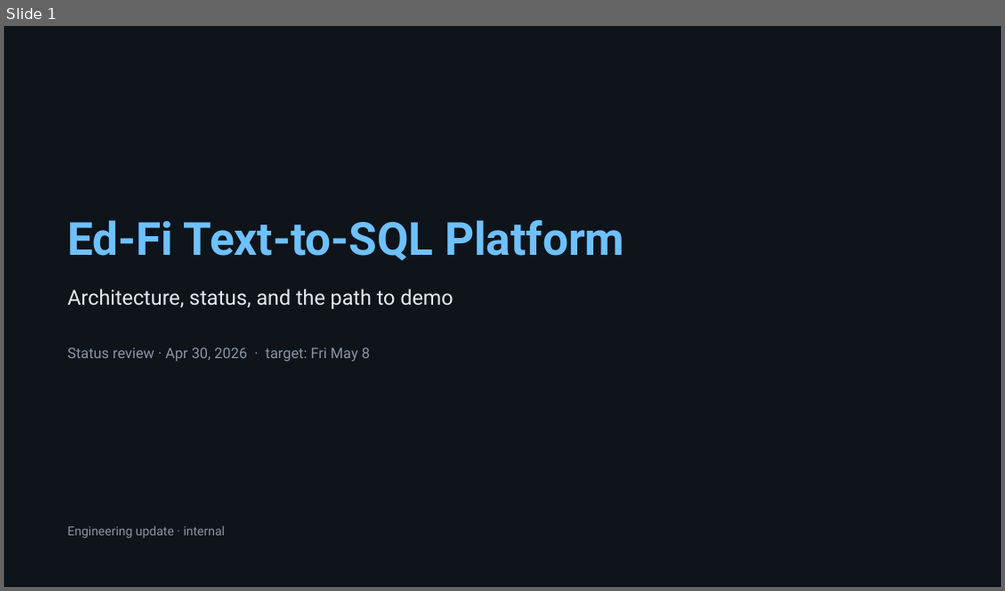
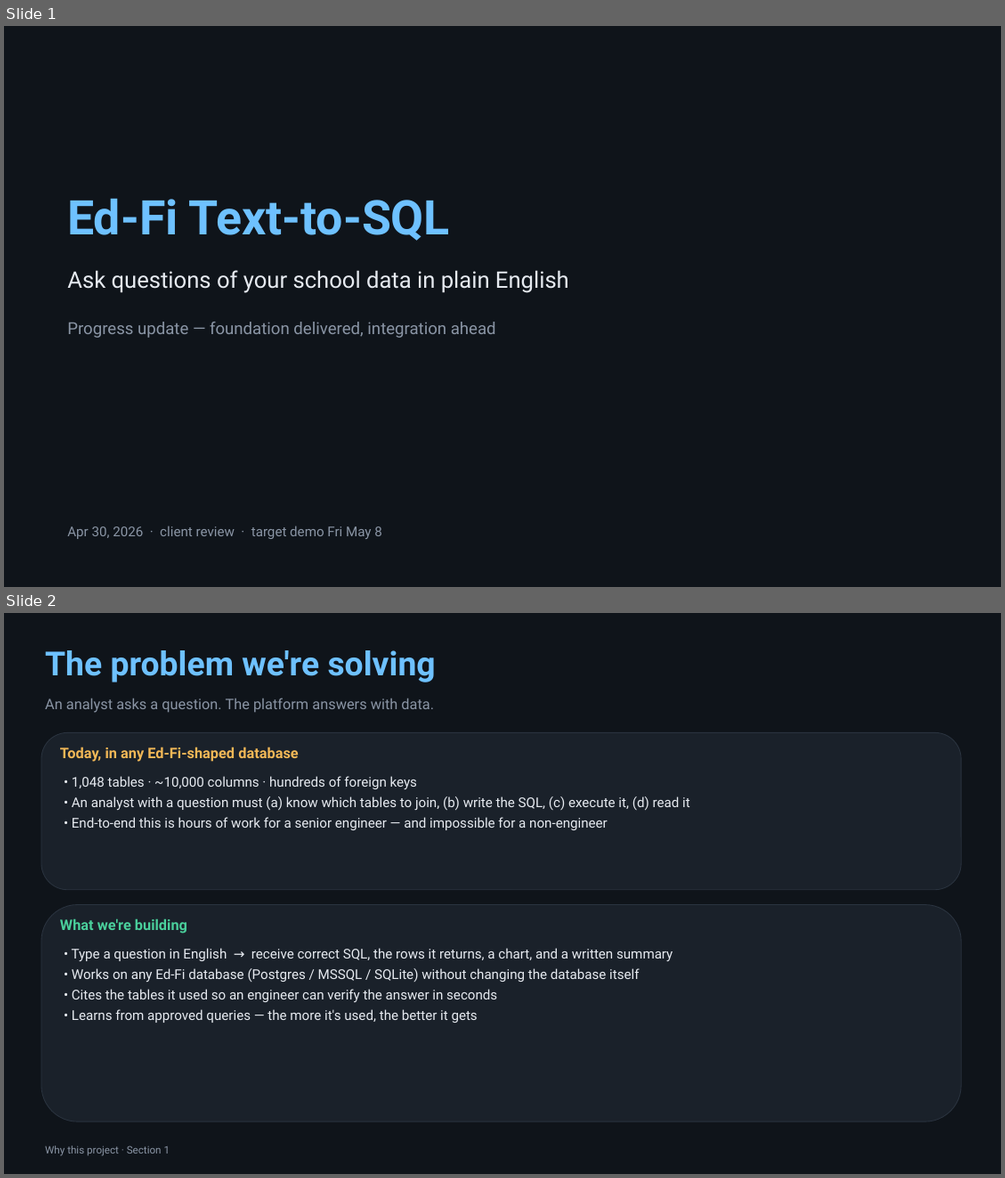
Before and after one commit to bharatmohanthakur/heavy_text2sql, a slide deck: docs/architecture_deck.pptx. Shown one above the other, each under a label of ours: slide 1 before the commit, slides 1 and 2 after it. The pictures are 1005x591 and 1005x1178 pixels, drawn with LibreOffice and Linux fonts; fonts in the diff are those of the drawing. Boxes give left, top, right and bottom in pixels: in the first picture for what was removed or moved away, otherwise in the second. Text is boxed around its words. In the diff, an @@ line names an element or a change of style, - is before the commit and + after.

```diff
--- a/docs/architecture_deck.pptx
+++ b/docs/architecture_deck.pptx
@@ slide 2 added at [4, 613, 1001, 1174], background #0F141A @@
@@ text added at [45, 650, 436, 682], 32 pt, text #6EC1FF, bold @@
+The problem we're solving
@@ text added at [45, 698, 434, 713], 14 pt, text #8A95A5 @@
+An analyst asks a question. The platform answers with data.
@@ rounded rectangle added at [41, 732, 961, 890], fill #1A212A, outline #2A333F 0.75 pt @@
@@ text added at [60, 747, 299, 762], 14 pt, text #F2B857, bold @@
+Today, in any Ed-Fi-shaped database
@@ text added at [72, 776, 690, 830], 13 pt, text #E6EAF0 @@
+• 1,048 tables · ~10,000 columns · hundreds of foreign keys
+• An analyst with a question must (a) know which tables to join, (b) write the SQL, (c) execute it, (d) read it
+• End-to-end this is hours of work for a senior engineer — and impossible for a non-engineer
@@ rounded rectangle added at [41, 905, 961, 1121], fill #1A212A, outline #2A333F 0.75 pt @@
@@ text added at [60, 918, 187, 933], 14 pt, text #4AD09C, bold @@
+What we're building
@@ text added at [72, 948, 672, 1022], 13 pt, text #E6EAF0 @@
+• Type a question in English → receive correct SQL, the rows it returns, a chart, and a written summary
+• Works on any Ed-Fi database (Postgres / MSSQL / SQLite) without changing the database itself
+• Cites the tables it used so an engineer can verify the answer in seconds
+• Learns from approved queries — the more it's used, the better it gets
@@ text added at [45, 1145, 170, 1156], 10 pt, text #8A95A5 @@
+Why this project · Section 1
@@ slide 1 changed as well @@
@@ text at [67, 198, 450, 240]: text changed; size 44 to 46 pt @@
-Ed-Fi Text-to-SQL Platform
+Ed-Fi Text-to-SQL
@@ text at [67, 270, 569, 293]: text changed; size 20 to 22 pt @@
-Architecture, status, and the path to demo
+Ask questions of your school data in plain English
@@ text at [67, 321, 496, 338]: text changed; size 14 to 16 pt @@
-Status review · Apr 30, 2026 · target: Fri May 8
+Progress update — foundation delivered, integration ahead
@@ text at [67, 525, 382, 539]: text changed; size 12 to 13 pt @@
-Engineering update · internal
+Apr 30, 2026 · client review · target demo Fri May 8
```
Also in this commit, not shown: 1 other slide changed, 13 other slides added, 14 slides removed, 1 other file.
